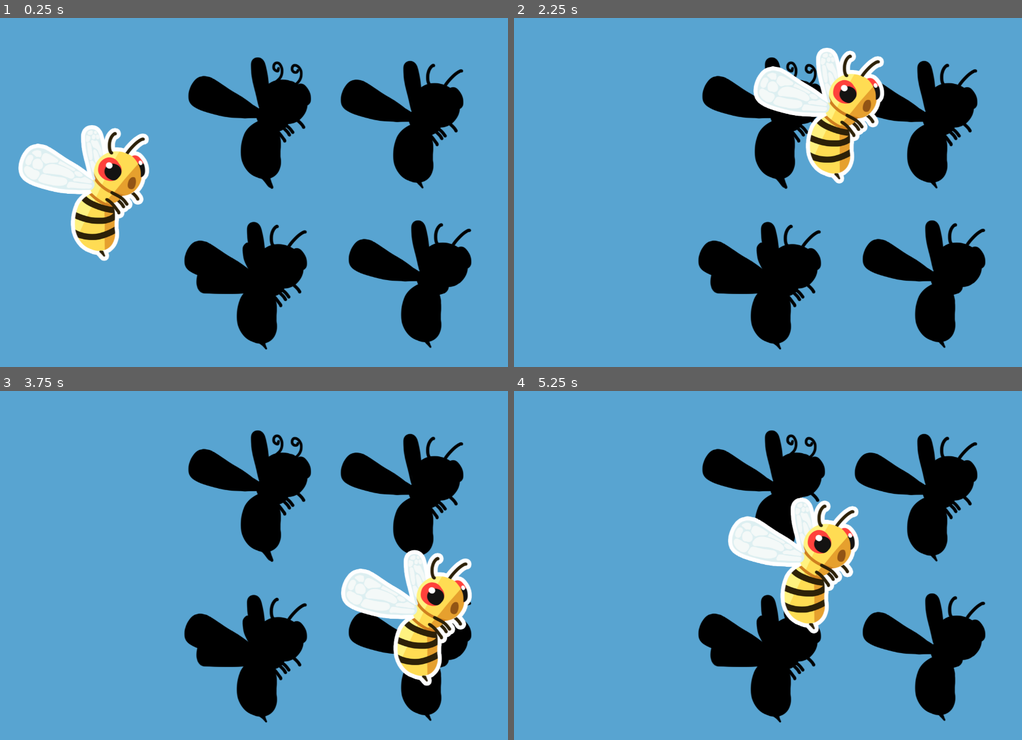
Above: before the commit, frames 1-4 (two rows, left to right).
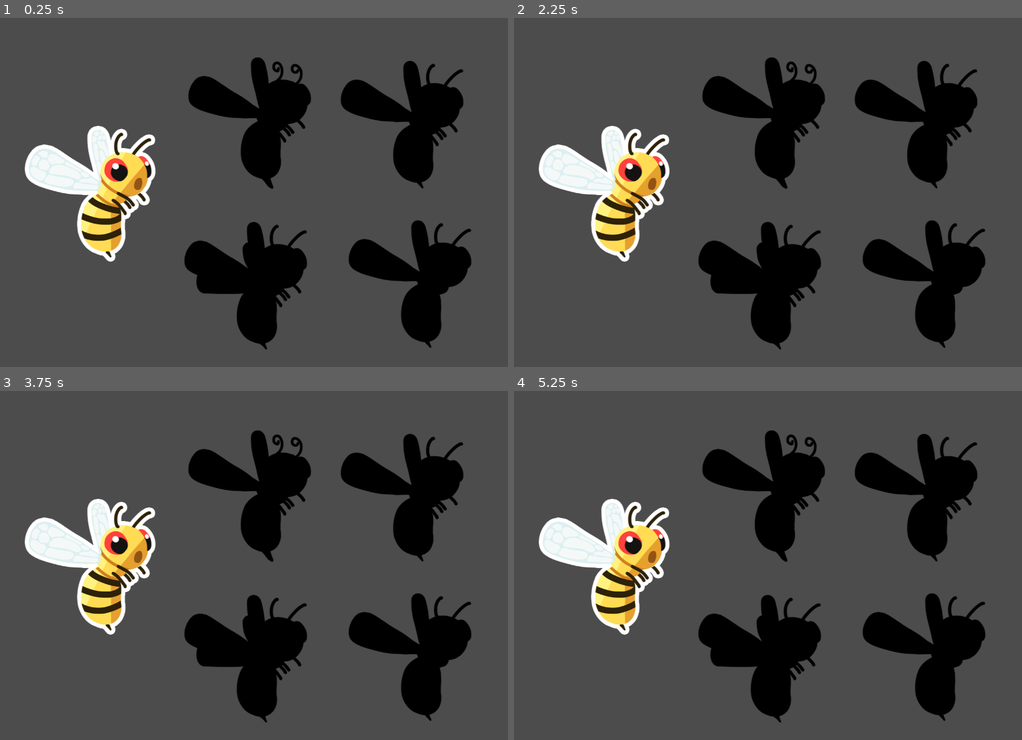
Above: after the commit, the same moments.

Repository: joao-zip/game-dev-2
Game: Godot game, scene res://levels/level_1/level_1.tscn
The game is run twice, just before and just after one commit, with the same random seed, the same clock (stepped at 60 frames per second) and the same inputs.
Inputs (mouse positions are in pixels of both pictures, inside the frame that each line leads up to):
- Up to frame 1 (0.25 s): no input
- Up to frame 2 (2.25 s): tap Enter at 0.5, 2 s; move the mouse to (879, 175) at 0.52 s; press the mouse at (879, 175) at 0.53 s; tap Space at 1.25 s; move the mouse to (666, 209) at 1.27 s; release the mouse at (666, 209) at 1.28 s; click (666, 209) at 1.35 s; move the mouse to (818, 115) at 2.02 s; press the mouse at (818, 115) at 2.03 s
- Up to frame 3 (3.75 s): tap Space at 2.75 s; move the mouse to (228, 635) at 2.77 s; release the mouse at (228, 635) at 2.78 s; click (228, 635) at 2.85 s; tap Enter at 3.5 s; move the mouse to (406, 617) at 3.52 s; press the mouse at (406, 617) at 3.53 s
- Up to frame 4 (5.25 s): tap Space at 4.25 s; move the mouse to (615, 513) at 4.27 s; release the mouse at (615, 513) at 4.28 s; click (615, 513) at 4.35 s; move the mouse to (793, 565) at 5.02 s; press the mouse at (793, 565) at 5.03 s

The runs differ from the first frame. In frame 1, 83% of the frame differs, in the area x 0-100%, y 0-100%; in frame 2, 87%; in frame 3, 87%; in frame 4, 86%.

Commit message:
fix: when the player click in screen, the picture move to mouse

Diff:
--- a/src/levels/level_1/abelha.tscn
+++ b/src/levels/level_1/abelha.tscn
@@ -1,11 +1,16 @@
-[gd_scene load_steps=3 format=2]
+[gd_scene load_steps=5 format=2]
 
 [ext_resource path="res://img/abelha/abelha.png" type="Texture" id=1]
+[ext_resource path="res://levels/mainObj.gd" type="Script" id=2]
 
-[sub_resource type="CircleShape2D" id=1]
-radius = 18.0278
+[sub_resource type="RectangleShape2D" id=1]
+extents = Vector2( 94.9974, 156.455 )
 
-[node name="abelha" type="Area2D"]
+[sub_resource type="CircleShape2D" id=2]
+radius = 24.0
+
+[node name="abelha" type="Node2D"]
+script = ExtResource( 2 )
 __meta__ = {
 "_edit_group_": true
 }
@@ -13,7 +18,18 @@
 [node name="Sprite" type="Sprite" parent="."]
 texture = ExtResource( 1 )
 
-[node name="CollisionShape2D" type="CollisionShape2D" parent="."]
-position = Vector2( 51, 19 )
+[node name="Area2D" type="Area2D" parent="."]
+
+[node name="CollisionShape2D" type="CollisionShape2D" parent="Area2D"]
+position = Vector2( 42.8756, -8.63281 )
 rotation = 0.390954
 shape = SubResource( 1 )
+
+[node name="Area2DInside" type="Area2D" parent="."]
+position = Vector2( 45, 17 )
+
+[node name="CollisionShape2D" type="CollisionShape2D" parent="Area2DInside"]
+shape = SubResource( 2 )
+
+[connection signal="mouse_entered" from="Area2D" to="." method="_on_Area2D_mouse_entered"]
+[connection signal="mouse_exited" from="Area2D" to="." method="_on_Area2D_mouse_exited"]
--- a/src/levels/level_1/level_1.tscn
+++ b/src/levels/level_1/level_1.tscn
@@ -1,18 +1,12 @@
-[gd_scene load_steps=7 format=2]
+[gd_scene load_steps=6 format=2]
 
 [ext_resource path="res://levels/level_1/abelha.tscn" type="PackedScene" id=1]
 [ext_resource path="res://levels/level_1/sombra_4.tscn" type="PackedScene" id=2]
 [ext_resource path="res://levels/level_1/sombra_3.tscn" type="PackedScene" id=3]
 [ext_resource path="res://levels/level_1/sombra_1.tscn" type="PackedScene" id=4]
 [ext_resource path="res://levels/level_1/sombra_2.tscn" type="PackedScene" id=5]
-[ext_resource path="res://levels/mainObj.gd" type="Script" id=6]
 
 [node name="level_1" type="Node2D"]
-
-[node name="fundo" type="ColorRect" parent="."]
-margin_right = 1280.0
-margin_bottom = 880.0
-color = Color( 0.345098, 0.643137, 0.819608, 1 )
 
 [node name="sombra_1" parent="." instance=ExtResource( 4 )]
 position = Vector2( 1013, 269 )
@@ -27,7 +21,6 @@
 position = Vector2( 1033, 671 )
 
 [node name="abelha" parent="." instance=ExtResource( 1 )]
-position = Vector2( 211, 441 )
-script = ExtResource( 6 )
+position = Vector2( 227, 443 )
 
 [connection signal="area_shape_entered" from="sombra_1" to="abelha" method="_on_sombra_1_area_shape_entered"]
--- a/src/levels/level_2/borboleta.tscn
+++ b/src/levels/level_2/borboleta.tscn
@@ -1,11 +1,16 @@
-[gd_scene load_steps=3 format=2]
+[gd_scene load_steps=5 format=2]
 
 [ext_resource path="res://img/borboleta/borboleta.png" type="Texture" id=1]
+[ext_resource path="res://levels/mainObj.gd" type="Script" id=2]
+
+[sub_resource type="RectangleShape2D" id=2]
+extents = Vector2( 125, 142 )
 
 [sub_resource type="CircleShape2D" id=1]
 radius = 21.0
 
-[node name="borboleta" type="Area2D"]
+[node name="borboleta" type="Node2D"]
+script = ExtResource( 2 )
 __meta__ = {
 "_edit_group_": true
 }
@@ -13,6 +18,17 @@
 [node name="Sprite" type="Sprite" parent="."]
 texture = ExtResource( 1 )
 
-[node name="CollisionShape2D" type="CollisionShape2D" parent="."]
+[node name="Area2D" type="Area2D" parent="."]
+
+[node name="CollisionShape2D" type="CollisionShape2D" parent="Area2D"]
+position = Vector2( 3, -4 )
+shape = SubResource( 2 )
+
+[node name="Area2DInside" type="Area2D" parent="."]
+
+[node name="CollisionShape2D" type="CollisionShape2D" parent="Area2DInside"]
 position = Vector2( 8, 18 )
 shape = SubResource( 1 )
+
+[connection signal="mouse_entered" from="Area2D" to="." method="_on_Area2D_mouse_entered"]
+[connection signal="mouse_exited" from="Area2D" to="." method="_on_Area2D_mouse_exited"]
--- a/src/levels/level_2/level_2.tscn
+++ b/src/levels/level_2/level_2.tscn
@@ -1,18 +1,12 @@
-[gd_scene load_steps=7 format=2]
+[gd_scene load_steps=6 format=2]
 
 [ext_resource path="res://levels/level_2/borboleta.tscn" type="PackedScene" id=1]
 [ext_resource path="res://levels/level_2/sombra_4.tscn" type="PackedScene" id=2]
 [ext_resource path="res://levels/level_2/sombra_3.tscn" type="PackedScene" id=3]
 [ext_resource path="res://levels/level_2/sombra_1.tscn" type="PackedScene" id=4]
 [ext_resource path="res://levels/level_2/sombra_2.tscn" type="PackedScene" id=5]
-[ext_resource path="res://levels/mainObj.gd" type="Script" id=6]
 
 [node name="level_2" type="Node2D"]
-
-[node name="ColorRect" type="ColorRect" parent="."]
-margin_right = 1280.0
-margin_bottom = 880.0
-color = Color( 0.533333, 0.0784314, 0.611765, 1 )
 
 [node name="sombra_1" parent="." instance=ExtResource( 4 )]
 position = Vector2( 661, 635 )
@@ -28,6 +22,5 @@
 
 [node name="borboleta" parent="." instance=ExtResource( 1 )]
 position = Vector2( 250, 446 )
-script = ExtResource( 6 )
 
 [connection signal="area_shape_entered" from="sombra_1" to="borboleta" method="_on_sombra_1_area_shape_entered"]
--- a/src/levels/mainObj.gd
+++ b/src/levels/mainObj.gd
@@ -1,25 +1,28 @@
-extends Area2D
+extends Node2D
 
-onready var rigth_shadown : Area2D = get_parent().get_node("sombra_1")
+onready var level : Node2D = $".."
+onready var rigth_shadown : Area2D = $"../sombra_1"
 
+var init_position : Vector2
 var win : bool
-var init_position : Vector2
+var mouse_over : bool
 #we need 2 frames to accept the entered of 2 areas after unpressed the button
 var pressed_frame : int
 
 func _ready():
 	init_position = global_position
+	mouse_over = false
 	win = false
 	pressed_frame = 0
 
 
 func _process(delta):
-	if Input.is_action_pressed("ui_left_click"):
+	if (mouse_over and Input.is_action_pressed("ui_left_click")):
 		global_position = get_global_mouse_position()
-		$CollisionShape2D.disabled = true
+		$Area2DInside/CollisionShape2D.disabled = true
 		pressed_frame = 2
 	else:
-		$CollisionShape2D.disabled = false
+		$Area2DInside/CollisionShape2D.disabled = false
 		if !pressed_frame:
 			if not win:
 				global_position = init_position
@@ -29,6 +32,14 @@
 			pressed_frame -= 1
 
 
+func _on_Area2D_mouse_entered():
+	mouse_over = true
+
+
+func _on_Area2D_mouse_exited():
+	mouse_over = false
+
+
 func _on_sombra_1_area_shape_entered(area_rid, area, area_shape_index, local_shape_index):
-	print('Ganhemo')
-	win = true
+	if area.get_name() == 'Area2DInside':
+		win = true
